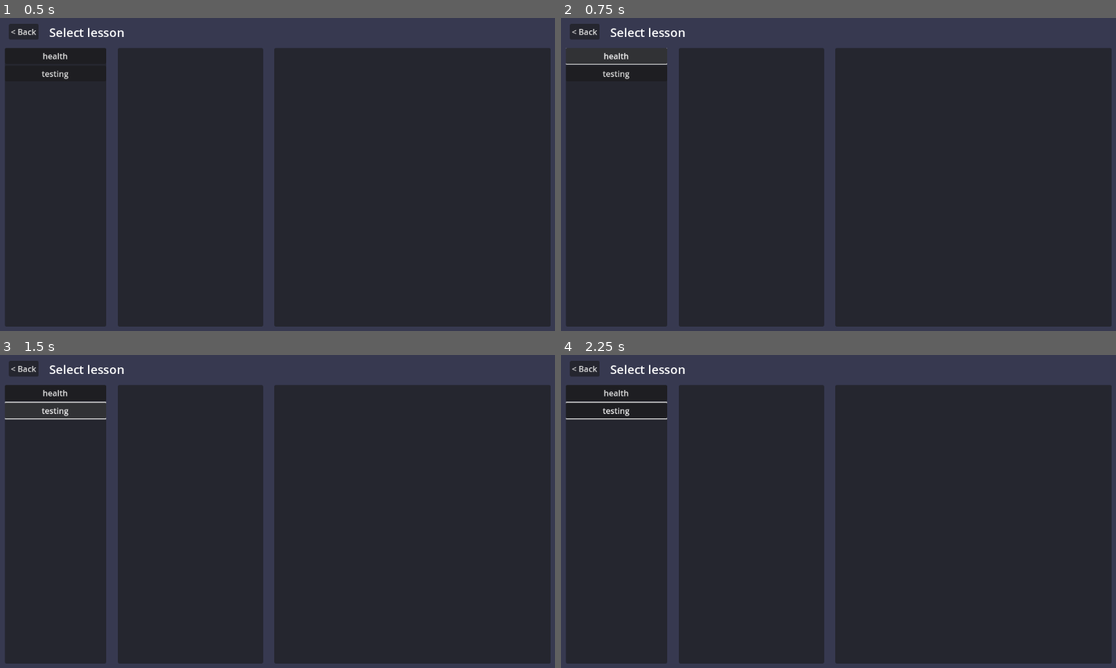
Above: before the commit, frames 1-4 (two rows, left to right).
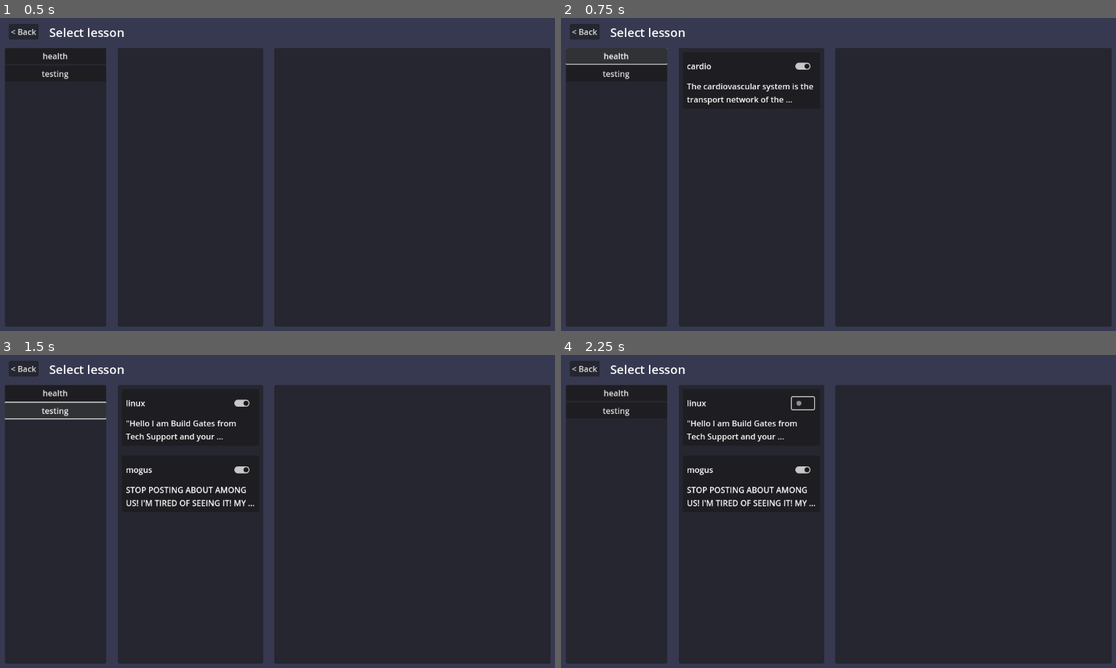
Above: after the commit, the same moments.

Repository: squidink7/SuperAF
Game: Godot game, scene res://scenes/ui/teacher/teacher_page.tscn
The game is run twice, just before and just after one commit, with the same random seed, the same clock (stepped at 60 frames per second) and the same inputs. This scene is started directly instead of the project's main scene.
Inputs (mouse positions are in pixels of both pictures, inside the frame that each line leads up to):
- Up to frame 1 (0.5 s): no input
- Up to frame 2 (0.75 s): click "health" at 0.5 s
- Up to frame 3 (1.5 s): click "testing" at 1.25 s
- Up to frame 4 (2.25 s): click (805, 401) at 2.02 s

Frame 1 is identical in both runs. In frame 2, 0.5% of the frame differs, in the area x 22-46%, y 14-28%; in frame 3, 1.0%; in frame 4, 1.2%, in the area x 0-46%, y 13-49%.
Error before the commit: Attempt to call function 'instantiate' in base 'null instance' on a null instance. (res://scenes/ui/teacher/teacher_page.gd:24)

Commit message:
rename teacher scenes

Diff:
--- /dev/null
+++ b/scenes/ui/admin_page.tscn
@@ -0,0 +1,47 @@
+[gd_scene load_steps=6 format=3 uid="uid://cccixjmh4y6in"]
+
+[ext_resource type="Texture2D" uid="uid://dcuj1bda2ies4" path="res://assets/textures/UI/Backgrounds/background.png" id="1_sqvu3"]
+[ext_resource type="Texture2D" uid="uid://dp8b1kj216nxw" path="res://assets/textures/UI/Backgrounds/button group background.png" id="2_qbraq"]
+[ext_resource type="Texture2D" uid="uid://duwsiaqp7vnoh" path="res://assets/textures/UI/Buttons/checkbox.png" id="3_eratx"]
+[ext_resource type="Texture2D" uid="uid://dy4c5w8ri874i" path="res://assets/textures/UI/Buttons/long button.png" id="4_7weq1"]
+[ext_resource type="Texture2D" uid="uid://bqm0kyqgo6odw" path="res://assets/textures/UI/Buttons/thick long button.png" id="5_6ll31"]
+
+[node name="Admin Page" type="Control"]
+layout_mode = 3
+anchors_preset = 0
+
+[node name="Background" type="Sprite2D" parent="."]
+visible = false
+position = Vector2(950, 377)
+texture = ExtResource("1_sqvu3")
+
+[node name="ButtonGroupBackground" type="Sprite2D" parent="."]
+visible = false
+position = Vector2(759.149, 1311.5)
+scale = Vector2(0.656095, 2.55833)
+texture = ExtResource("2_qbraq")
+
+[node name="Checkbox" type="Sprite2D" parent="."]
+visible = false
+position = Vector2(1219, 95)
+scale = Vector2(0.446, 0.446)
+texture = ExtResource("3_eratx")
+
+[node name="LongButton" type="Sprite2D" parent="."]
+visible = false
+position = Vector2(624, 92)
+scale = Vector2(0.442, 0.442)
+texture = ExtResource("4_7weq1")
+
+[node name="ThickLongButton" type="Sprite2D" parent="."]
+visible = false
+position = Vector2(751.375, 524.688)
+scale = Vector2(0.579625, 0.582625)
+texture = ExtResource("5_6ll31")
+
+[node name="Area2D" type="Area2D" parent="."]
+
+[node name="Panel" type="Panel" parent="."]
+layout_mode = 0
+offset_right = 40.0
+offset_bottom = 40.0
--- a/scenes/ui/teacher/teacher_game_settings.tscn
+++ b/scenes/ui/teacher/game_settings.tscn
@@ -1,6 +1,6 @@
 [gd_scene load_steps=2 format=3 uid="uid://b416fgkhjpflw"]
 
-[ext_resource type="Script" uid="uid://bnn47fifbdnkv" path="res://scenes/ui/teacher/teacher_game_settings.gd" id="1_pcbq7"]
+[ext_resource type="Script" uid="uid://bnn47fifbdnkv" path="res://scenes/ui/teacher/game_settings.gd" id="1_pcbq7"]
 
 [node name="TeacherGameSettings" type="Control"]
 layout_mode = 3
--- a/scenes/ui/teacher/teacher_lesson_item.tscn
+++ b/scenes/ui/teacher/lesson_item.tscn
@@ -1,6 +1,6 @@
 [gd_scene load_steps=2 format=3 uid="uid://df2kqtpump4ga"]
 
-[ext_resource type="Script" uid="uid://bw0ybg1avrllc" path="res://scenes/ui/teacher/teacher_lesson_item.gd" id="1_6eip7"]
+[ext_resource type="Script" uid="uid://bw0ybg1avrllc" path="res://scenes/ui/teacher/lesson_item.gd" id="1_6eip7"]
 
 [node name="TeacherLessonItem" type="Control"]
 custom_minimum_size = Vector2(256, 128)
--- a/scenes/ui/teacher/teacher_page.gd
+++ b/scenes/ui/teacher/teacher_page.gd
@@ -1,6 +1,6 @@
 extends Control
 
-var lesson_item = load('res://scenes/ui/teacher_lesson_item.tscn')
+var lesson_item = load('res://scenes/ui/teacher/lesson_item.tscn')
 
 func _ready():
 	var topics = Data.get_topics()
Renamed: scenes/ui/teacher/teacher_game_settings.gd -> scenes/ui/teacher/game_settings.gd
Renamed: scenes/ui/teacher/teacher_game_settings.gd.uid -> scenes/ui/teacher/game_settings.gd.uid
Renamed: scenes/ui/teacher/teacher_lesson_item.gd -> scenes/ui/teacher/lesson_item.gd
Renamed: scenes/ui/teacher/teacher_lesson_item.gd.uid -> scenes/ui/teacher/lesson_item.gd.uid
Not shown: 1 places in scenes/ui/teacher/student_passcheck.tscn that only renumber resources
